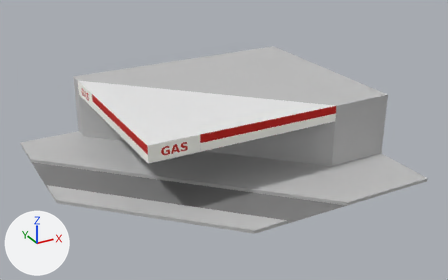
An edit to the glTF model assets/models/districts/estepa/petrol.glb, drawn before and after from the same camera.
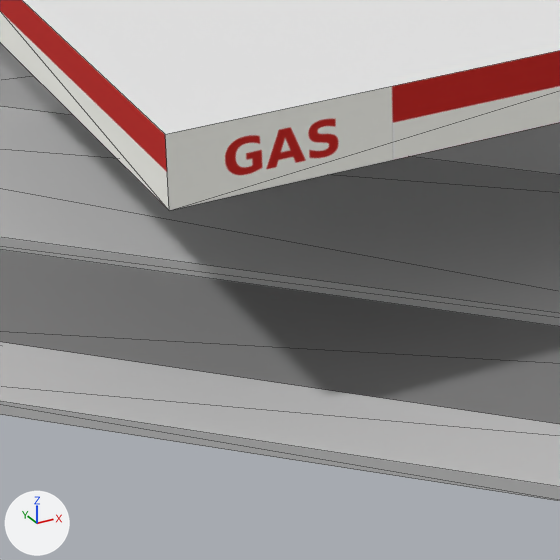
Each version is shown whole from a camera (50 mm lens) standing at (-18.42, -22.99, 17.08) and looking at (-1.41, 7.94, 1.62), then close up on the part from 24% to 53% of the width and 41% to 88% of the height. The lights are fixed; the arrows at lower left show +X, +Y and +Z. The older version's two pictures come first. The close-ups show mesh edges as thin lines. Objects named as collision shapes, trigger or cutter boxes, shadow casters or lower levels of detail are left out. Where no turn or scale is listed for an object, it has been applied to the vertices.
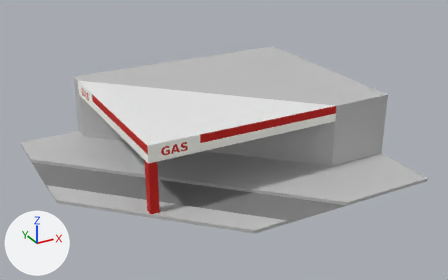
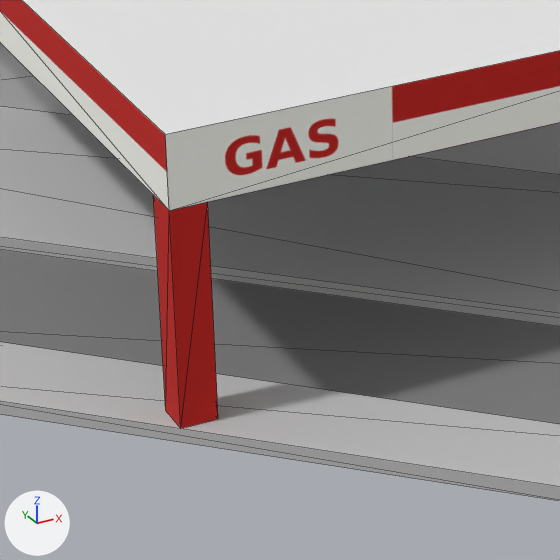
The change, as a list of edits to the scene's bpy script:
```text
Add mat_red:
    mat_red = principled_material('Red')
    mat_red.base_color = (0.584, 0.0137, 0.00913)  # red #c91f18
    mat_red.roughness = 1.0
Add me_plane_002:
    me_plane_002.from_pydata([(-0.5, -0.5, 0.0), (0.0, -0.5, 0.0), (-0.5, 0.0, 0.0), (0.0, 0.0, 0.0), (-0.5, 0.0, 3.0), (-0.5, -0.5, 3.0), (0.0, -0.5, 3.0), (0.0, 0.0, 3.0)], [], [(3, 2, 4), (3, 4, 7), (0, 1, 6), (0, 6, 5), (1, 3, 7), (1, 7, 6), (2, 0, 5), (2, 5, 4)])
    me_plane_002.materials.append(mat_red)  # red #c91f18
Add ob_column:
    ob_column = bpy.data.objects.new('Column', me_plane_002)
    ob_column.location = (-7.5, 4.5, 0.2)
```

Where the change shows, as pixel boxes [x1, y1, x2, y2] in the close-ups (560 x 560 px):
'Column', added (red)
    after: [153, 195, 218, 429]
